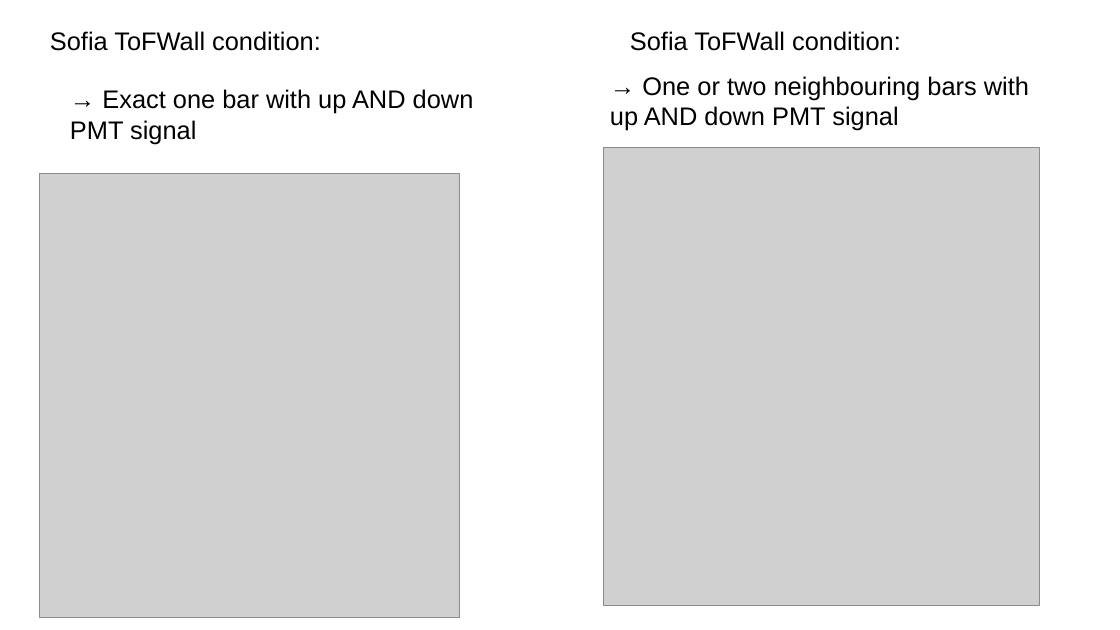
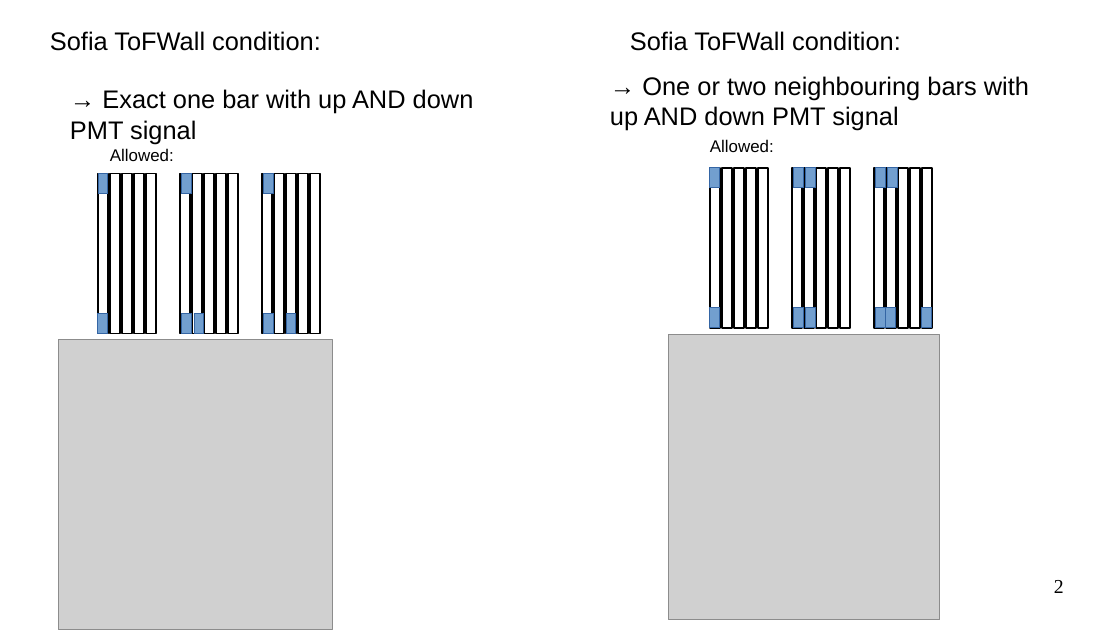
Before and after one commit to jenegger/phd_thesis, a slide deck: slide 2 of other/sofia_tof_analysis.odp. Drawn at 1120x630 pixels with LibreOffice and Linux fonts; fonts in the diff are those of the drawing; grey boxes stand for pictures. Boxes give left, top, right and bottom in pixels: in the first picture for what was removed or moved away, otherwise in the second. Text is boxed around its words. In the diff, an @@ line names an element or a change of style, - is before the commit and + after.

```diff
--- a/other/sofia_tof_analysis.odp
+++ b/other/sofia_tof_analysis.odp
@@ text added at (110,148,174,161), 12 pt, text #000000 @@
+Allowed:
@@ text added at (710,139,774,152), 12 pt, text #000000 @@
+Allowed:
@@ group added at (98,174,320,334): 23 rectangles @@
@@ group added at (709,168,933,328): 26 rectangles @@
@@ picture: place and size @@
-picture at (40,174,459,618)
+picture at (58,340,332,630)
@@ picture: place and size @@
-picture at (604,147,1040,606)
+picture at (669,334,940,620)
@@ page number added at (1054,580,1064,593), 14 pt, text #000000 @@
+2
```
Also in this commit, not shown: 5 other slides changed, 1 slide added, 10 other files.
